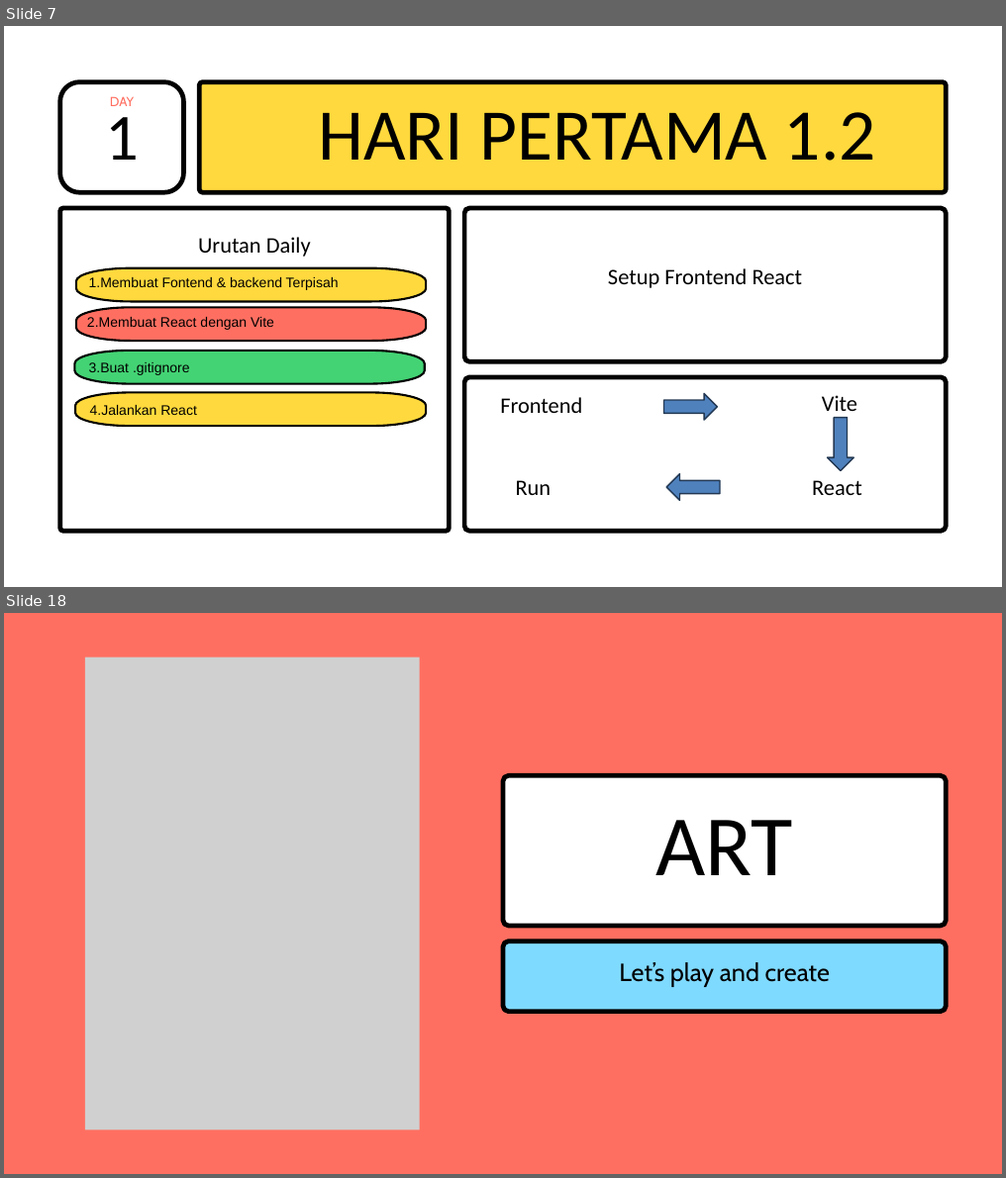
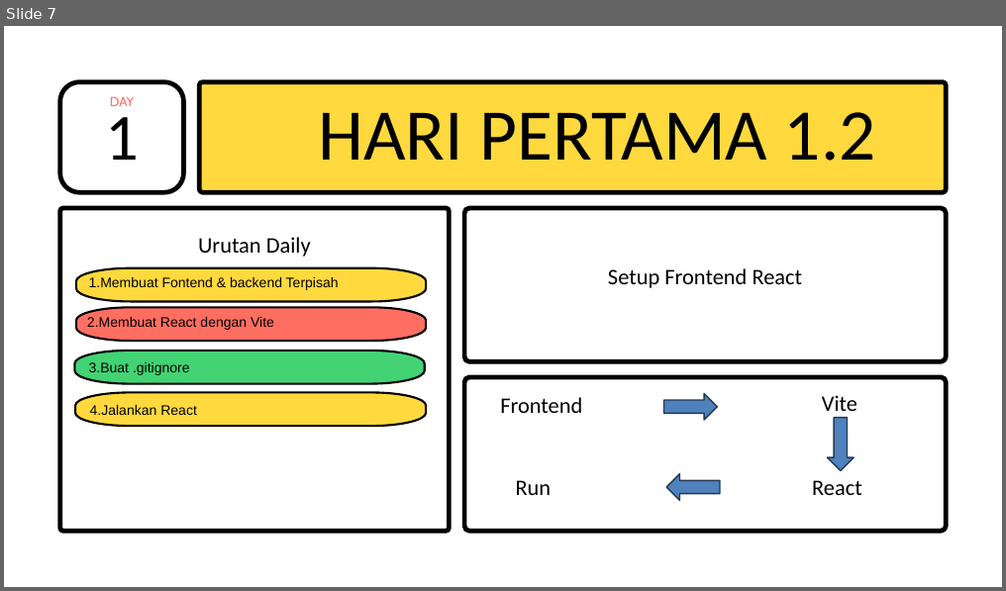
Before and after one commit to MuhammadRamdani121/Fullstack-30Hari, a slide deck: Rangkuman Cepat.pptx. Shown one above the other, each under a label of ours: slides 7 and 18 before the commit, slide 7 after it; the slides between them are not shown. The pictures are 1006x1178 and 1006x591 pixels, drawn with LibreOffice and Linux fonts; fonts in the diff are those of the drawing; grey boxes stand for pictures. Boxes give left, top, right and bottom in pixels: in the first picture for what was removed or moved away, otherwise in the second. Text is boxed around its words. In the diff, an @@ line names an element or a change of style, - is before the commit and + after.

```diff
--- a/Rangkuman Cepat.pptx
+++ b/Rangkuman Cepat.pptx
@@ slide 18 removed at [4, 613, 1002, 1174], background #FF6F61 @@
@@ picture removed at [85, 658, 419, 1131] @@
@@ freeform shape removed at [503, 775, 946, 926] @@
@@ text removed at [655, 820, 793, 875] @@
-ART
@@ freeform shape removed at [503, 942, 946, 1012] @@
@@ text removed at [619, 962, 830, 987] @@
-Let’s play and create
```
Also in this commit, not shown: 5 slides changed, 5 slides added, 12 other slides removed.
